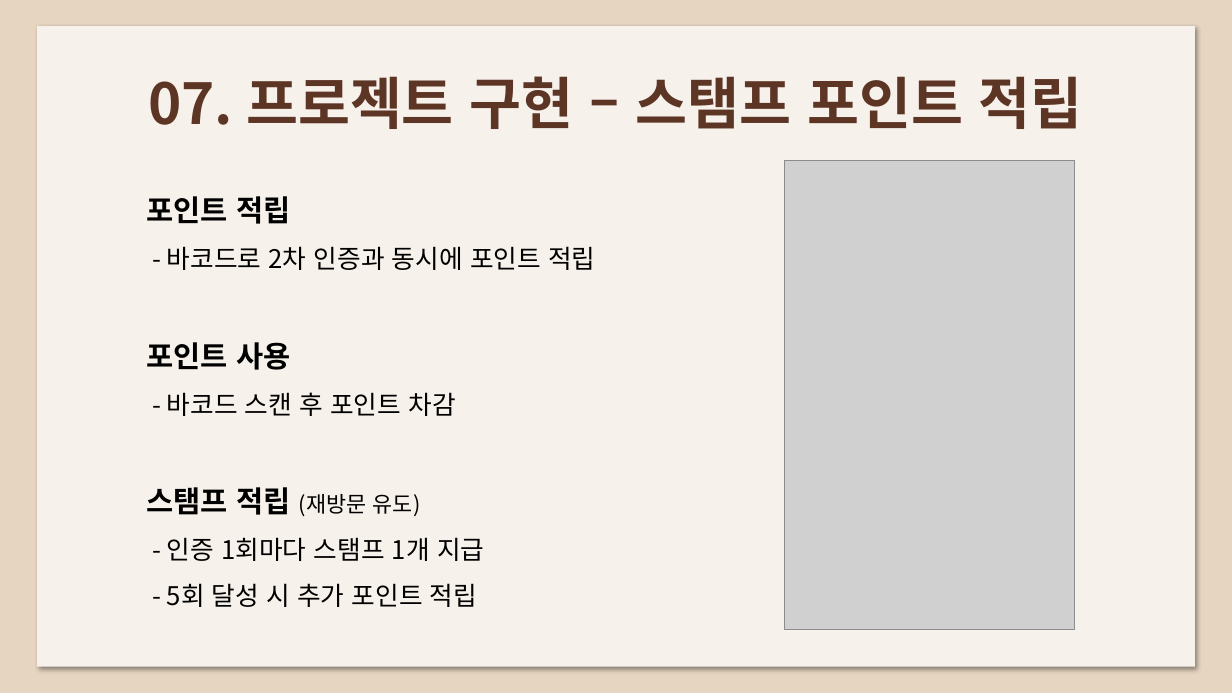
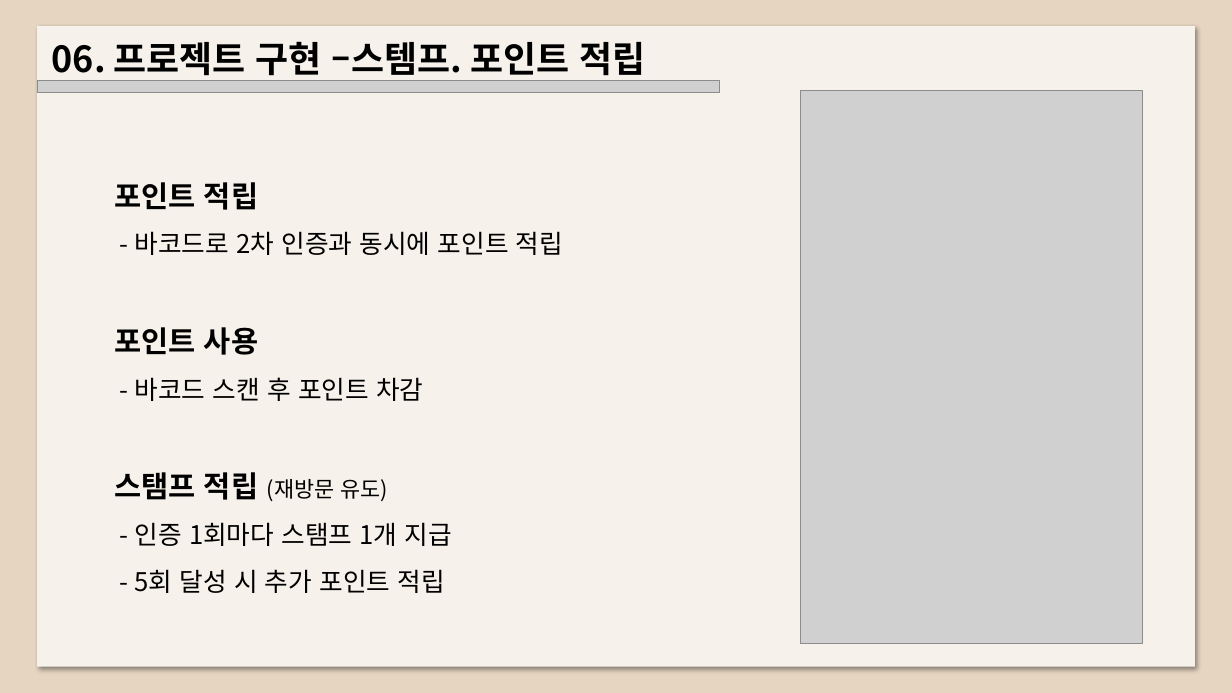
Before and after one commit to jflower52/portfolio, a slide deck: slide 27 of report/todayhanbbang.pptx (slide 28 before the commit). Drawn at 1232x693 pixels with LibreOffice and Linux fonts; fonts in the diff are those of the drawing; grey boxes stand for pictures. Boxes give left, top, right and bottom in pixels: in the first picture for what was removed or moved away, otherwise in the second. Text is boxed around its words. In the diff, an @@ line names an element or a change of style, - is before the commit and + after.

```diff
--- a/report/todayhanbbang.pptx
+++ b/report/todayhanbbang.pptx
@@ text at box(52, 41, 645, 81): text changed; size 44 to 28 pt; text colour #5D3525 to #000000 @@
-07. 프로젝트 구현 – 스탬프 포인트 적립
+06. 프로젝트 구현 –스템프. 포인트 적립
@@ picture added at box(37, 80, 720, 91) @@
@@ picture: place and size @@
-picture at box(785, 161, 1075, 630)
+picture at box(801, 91, 1143, 644)
@@ text "포인트 적립": place and size @@
-text "포인트 적립" at box(146, 196, 595, 607)
+text "포인트 적립" at box(114, 182, 563, 593)
```
Also in this commit, not shown: 21 other slides changed, 9 slides added, 10 slides removed, 1 other file.
